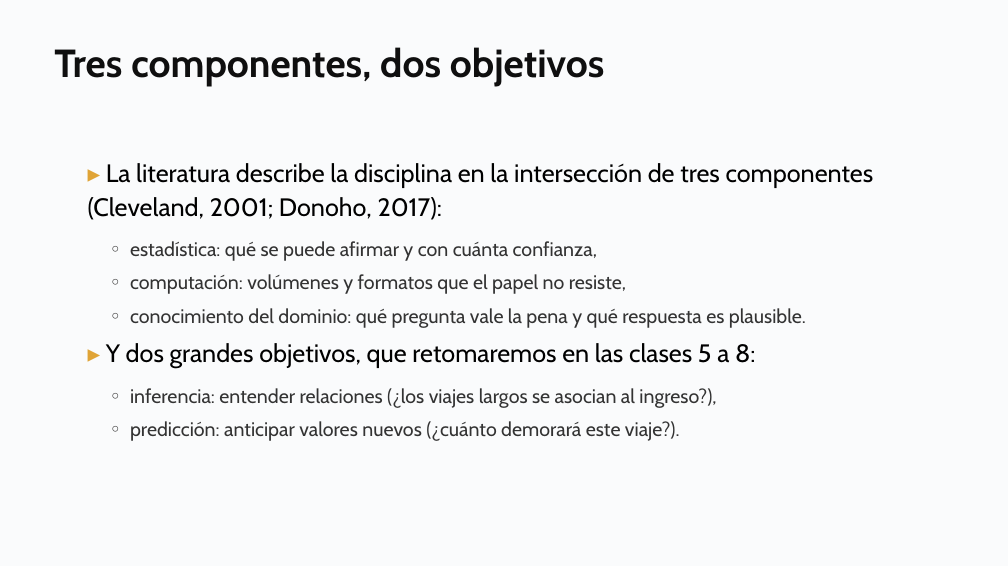
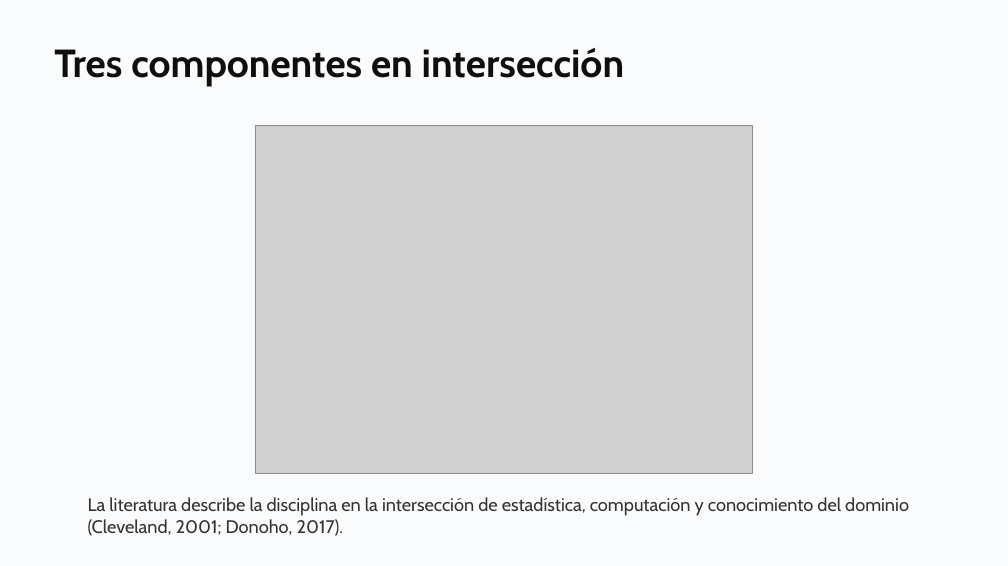
Before and after one commit to daniopitz/diplomado-cdd, a slide deck: slide 6 of presentaciones/clase01_fundamentos_ecosistema.pptx. Drawn at 1008x566 pixels with LibreOffice and Linux fonts; fonts in the diff are those of the drawing; grey boxes stand for pictures. Boxes give left, top, right and bottom in pixels: in the first picture for what was removed or moved away, otherwise in the second. Text is boxed around its words. In the diff, an @@ line names an element or a change of style, - is before the commit and + after.

```diff
--- a/presentaciones/clase01_fundamentos_ecosistema.pptx
+++ b/presentaciones/clase01_fundamentos_ecosistema.pptx
@@ text at bbox=[54, 48, 624, 87]: text changed @@
-Tres componentes, dos objetivos
+Tres componentes en intersección
@@ picture added at bbox=[255, 126, 752, 474] @@
@@ text removed at bbox=[88, 163, 874, 441] @@
-▸ La literatura describe la disciplina en la intersección de tres componentes (Cleveland, 2001; Donoho, 2017):
-◦ estadística: qué se puede afirmar y con cuánta confianza,
-◦ computación: volúmenes y formatos que el papel no resiste,
-◦ conocimiento del dominio: qué pregunta vale la pena y qué respuesta es plausible.
-▸ Y dos grandes objetivos, que retomaremos en las clases 5 a 8:
-◦ inferencia: entender relaciones (¿los viajes largos se asocian al ingreso?),
-◦ predicción: anticipar valores nuevos (¿cuánto demorará este viaje?).
@@ text added at bbox=[88, 497, 909, 536], 13 pt, text #333333 @@
+La literatura describe la disciplina en la intersección de estadística, computación y conocimiento del dominio (Cleveland, 2001; Donoho, 2017).
```
Also in this commit, not shown: 14 other slides changed, 1 slide added, 8 slides removed, 1 other file.
